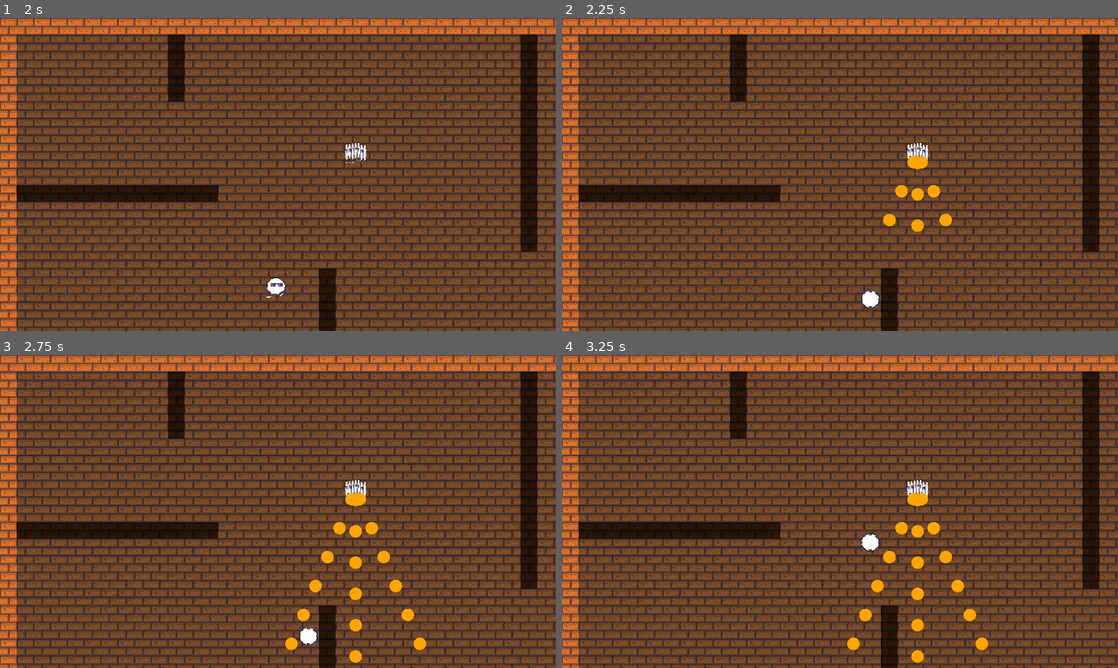
Above: before the commit, frames 1-4 (two rows, left to right).
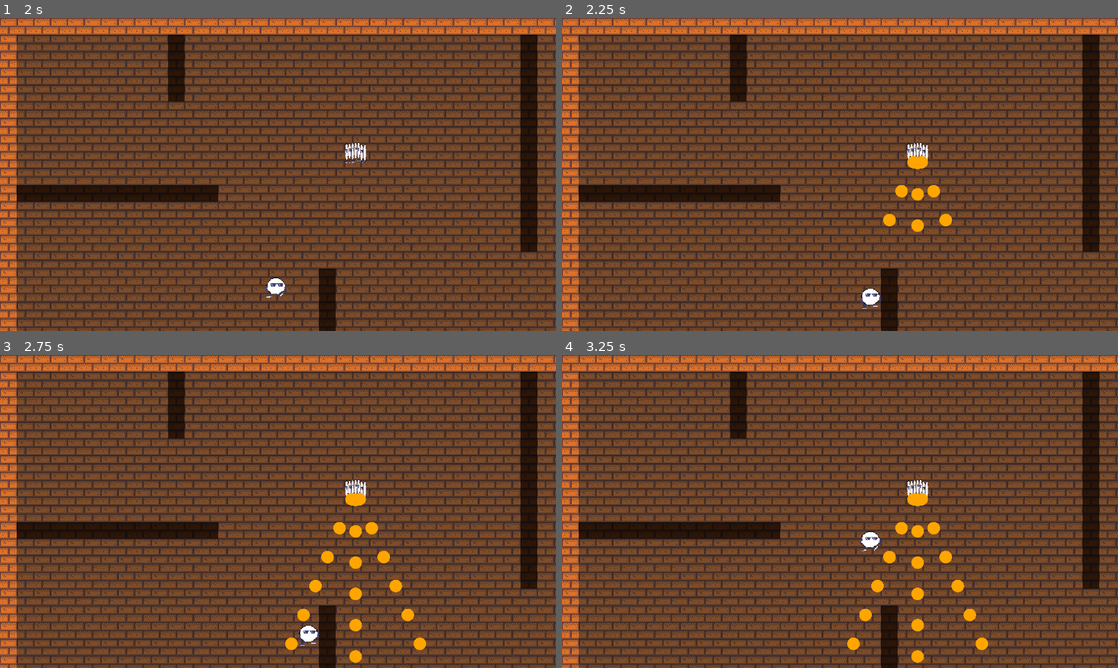
Above: after the commit, the same moments.

Repository: eduardo-kurek/MageMaze
Game: Godot game, scene res://world.tscn
Two runs of this game, one before a commit and one after it. Both use one fixed random seed, a clock stepped at 60 frames per second and the inputs below.
Inputs (mouse positions are in pixels of both pictures, inside the frame that each line leads up to):
- Up to frame 1 (2 s): move the mouse to (400, 158) at 0.52 s; hold D (move_right) 0.53-1.28 s; move the mouse to (166, 190) at 1.27 s; hold S (move_down) from 1.28 s (still down)
- Up to frame 2 (2.25 s): move the mouse to (895, 105) at 2.02 s; release S (move_down) at 2.03 s; hold D (move_right) from 2.03 s (still down)
- Up to frame 3 (2.75 s): keep holding D (move_right)
- Up to frame 4 (3.25 s): move the mouse to (812, 574) at 2.77 s; release D (move_right) at 2.78 s; hold W (move_up) from 2.78 s (still down)

Frame 1 is identical in both runs. In frame 2, 0.1% of the frame differs, in the area x 53-58%, y 86-93%; in frame 3, 0.1%; in frame 4, 0.1%, in the area x 53-58%, y 56-63%.

Commit message:
Implementa tiro no jogador

Diff:
--- a/core/common/DirectionSource.gd
+++ b/core/direction/DirectionSource.gd
@@ -1,5 +1,5 @@
 class_name DirectionSource
 extends Resource
 
-func get_direction(actor: Node) -> Vector2:
+func get_direction(actor: Node2D) -> Vector2:
 	return Vector2.ZERO
--- /dev/null
+++ b/core/direction/FixedDirection.gd
@@ -0,0 +1,7 @@
+class_name FixedDirection
+extends DirectionSource
+
+@export var direction := Vector2.DOWN
+
+func get_direction(actor: Node2D) -> Vector2:
+	return direction
--- /dev/null
+++ b/core/direction/MouseDirection.gd
@@ -0,0 +1,13 @@
+class_name MouseDirection
+extends DirectionSource
+
+func get_direction(actor: Node) -> Vector2:
+	var body := actor as Node2D
+	if body == null:
+		push_error("MouseDirection precisa de um ator Node2D")
+		return Vector2.DOWN
+
+	var to_mouse := body.get_global_mouse_position() - body.global_position
+	if to_mouse.length_squared() < 0.0001:
+		return Vector2.DOWN
+	return to_mouse.normalized()
--- a/core/state/StateContext.gd
+++ b/core/state/StateContext.gd
@@ -1,6 +1,6 @@
 class_name StateContext
 extends RefCounted
 
-var actor: Node
+var actor: Node2D
 var delta: float = 0.0
 var time_in_state: float = 0.0
--- a/core/state/actions/WeaponAction.gd
+++ b/core/state/actions/WeaponAction.gd
@@ -6,4 +6,4 @@
 func update_physics(ctx: StateContext) -> void:
 	var actor := ctx.actor as Node2D
 	for weapon in weapons:
-		weapon.tick(ctx.delta, actor.global_position)
+		weapon.tick(ctx.delta, actor)
--- /dev/null
+++ b/core/state/conditions/InputCondition.gd
@@ -0,0 +1,21 @@
+class_name InputCondition
+extends StateCondition
+
+enum InputMethod {
+	JUST_PRESSED,
+	PRESSED,
+	JUST_RELEASED
+}
+
+@export var action: StringName
+@export var input_method := InputMethod.PRESSED
+
+func evaluate(_ctx: StateContext) -> bool:
+	match input_method:
+		InputMethod.JUST_PRESSED:
+			return Input.is_action_just_pressed(action)
+		InputMethod.PRESSED:
+			return Input.is_action_pressed(action)
+		InputMethod.JUST_RELEASED:
+			return Input.is_action_just_released(action)
+	return false
--- a/entities/behaviours/shoot/Weapon.gd
+++ b/entities/behaviours/shoot/Weapon.gd
@@ -2,16 +2,18 @@
 extends Resource
 
 @export var pattern: ShotBehaviour
+@export var direction_source: DirectionSource
 @export var bullet: BulletDef
 @export_range(1, 1, 1, "or_greater") var fire_rate: float = 10.0 # 10 = 1 shot per second
 var _cooldown: float = -1.0
 
-func tick(delta: float, origin: Vector2) -> void:
+func tick(delta: float, actor: Node2D) -> void:
 	_cooldown -= delta
 	if _cooldown > 0.0:
 		return
 
 	_cooldown = 10.0 / fire_rate
-	var ctx := ShotContext.new(origin, Vector2.DOWN, bullet)
+	var shot_direction := direction_source.get_direction(actor)
+	var ctx := ShotContext.new(actor.global_position, shot_direction, bullet)
 	for shot in pattern.process(ctx):
 		ShotBus.request_bullet(shot)
--- a/entities/enemies/prisioner/prisioner.tscn
+++ b/entities/enemies/prisioner/prisioner.tscn
@@ -10,6 +10,9 @@
 [ext_resource type="Script" uid="uid://hkiqu4n01nkp" path="res://core/state/conditions/TimerCondition.gd" id="7_5jnem"]
 [ext_resource type="Script" uid="uid://dblof0es740ca" path="res://core/state/StateAction.gd" id="8_state_action"]
 [ext_resource type="Script" uid="uid://bv11fre7nwmac" path="res://core/state/actions/WeaponAction.gd" id="8_weapon_action"]
+[ext_resource type="Script" uid="uid://3f7wathpgtw3" path="res://core/direction/FixedDirection.gd" id="10_rsitr"]
+
+[sub_resource type="RectangleShape2D" id="RectangleShape2D_mlf01"]
 
 [sub_resource type="Resource" id="Resource_yyg28"]
 script = ExtResource("7_5jnem")
@@ -31,6 +34,10 @@
 script = ExtResource("3_bullet")
 metadata/_custom_type_script = "uid://b21hi32dggour"
 
+[sub_resource type="Resource" id="Resource_np50j"]
+script = ExtResource("10_rsitr")
+metadata/_custom_type_script = "uid://3f7wathpgtw3"
+
 [sub_resource type="Resource" id="Resource_6ut85"]
 script = ExtResource("6_spread")
 metadata/_custom_type_script = "uid://cqv8lycu7p7ij"
@@ -38,6 +45,7 @@
 [sub_resource type="Resource" id="Resource_24inu"]
 script = ExtResource("4_weapon")
 pattern = SubResource("Resource_6ut85")
+direction_source = SubResource("Resource_np50j")
 bullet = SubResource("Resource_rsitr")
 fire_rate = 120.0
 metadata/_custom_type_script = "uid://q8ev62d6ycnx"
@@ -55,7 +63,6 @@
 script = ExtResource("6_3sxs5")
 condition = SubResource("Resource_trfh3")
 target_state = &"idle"
-metadata/_custom_type_script = "uid://bhjt2ba07oytb"
 
 [sub_resource type="Resource" id="Resource_0pkrk"]
 script = ExtResource("4_5jnem")
@@ -63,16 +70,9 @@
 actions = Array[ExtResource("8_state_action")]([SubResource("Resource_weapon_action")])
 transitions = Array[ExtResource("6_3sxs5")]([SubResource("Resource_6gwcs")])
 
-[sub_resource type="RectangleShape2D" id="RectangleShape2D_mlf01"]
-
 [node name="Prisioner" type="CharacterBody2D" unique_id=1130226890]
 collision_layer = 0
 motion_mode = 1
-
-[node name="StateMachine" type="Node" parent="." unique_id=1772034799]
-process_physics_priority = 1
-script = ExtResource("3_n1yp8")
-states = Array[ExtResource("4_5jnem")]([SubResource("Resource_d4spm"), SubResource("Resource_0pkrk")])
 
 [node name="CollisionShape2D" type="CollisionShape2D" parent="." unique_id=56049797]
 shape = SubResource("RectangleShape2D_mlf01")
@@ -81,3 +81,8 @@
 position = Vector2(8.940697e-07, 3.5762787e-07)
 scale = Vector2(0.08928572, 0.6060606)
 texture = ExtResource("2_xlfdw")
+
+[node name="StateMachine" type="Node" parent="." unique_id=1772034799]
+process_physics_priority = 1
+script = ExtResource("3_n1yp8")
+states = Array[ExtResource("4_5jnem")]([SubResource("Resource_d4spm"), SubResource("Resource_0pkrk")])
--- a/entities/player/player.tscn
+++ b/entities/player/player.tscn
@@ -4,16 +4,21 @@
 [ext_resource type="Texture2D" uid="uid://cvb4xx7o3vubo" path="res://entities/player/player.png" id="2_rkbax"]
 [ext_resource type="Script" uid="uid://ch3munoyympvj" path="res://core/state/State.gd" id="3_qiwj3"]
 [ext_resource type="Script" uid="uid://dblof0es740ca" path="res://core/state/StateAction.gd" id="4_26q78"]
-[ext_resource type="Script" uid="uid://cadihsa6qdpbj" path="res://core/common/InputDirection.gd" id="5_bectd"]
+[ext_resource type="Script" uid="uid://cadihsa6qdpbj" path="res://core/direction/InputDirection.gd" id="5_bectd"]
 [ext_resource type="Script" uid="uid://ds5aggrivb5eg" path="res://core/state/actions/MoveAction.gd" id="6_wvtmh"]
 [ext_resource type="Script" uid="uid://ehhslnrkele0" path="res://core/state/StateTransition.gd" id="7_7thud"]
 [ext_resource type="Script" uid="uid://dhrklmobo1t1" path="res://core/state/actions/StateMachineAction.gd" id="7_a1qjk"]
 [ext_resource type="Script" uid="uid://ctoa6d7cvygfe" path="res://core/controllers/MoveController.gd" id="8_26q78"]
 [ext_resource type="Script" uid="uid://c4u3kijhme7gd" path="res://core/controllers/AnimationController.gd" id="9_bectd"]
-[ext_resource type="Script" uid="uid://hkiqu4n01nkp" path="res://core/state/conditions/TimerCondition.gd" id="9_j3ovn"]
+[ext_resource type="Script" uid="uid://k2k2jn7naq2x" path="res://core/state/conditions/InputCondition.gd" id="9_mtric"]
+[ext_resource type="Script" uid="uid://bv11fre7nwmac" path="res://core/state/actions/WeaponAction.gd" id="10_3wlsy"]
 [ext_resource type="Script" uid="uid://cpne6afdjbl4f" path="res://core/state/actions/AnimationAction.gd" id="10_afbqv"]
-[ext_resource type="Script" uid="uid://7jkgba2rb85e" path="res://core/common/LocomotionAnimator.gd" id="13_j3ovn"]
-[ext_resource type="Script" uid="uid://cy5lq46huhoy4" path="res://core/common/AnimationRequest.gd" id="14_afbqv"]
+[ext_resource type="Script" uid="uid://q8ev62d6ycnx" path="res://entities/behaviours/shoot/Weapon.gd" id="11_b2kln"]
+[ext_resource type="Script" uid="uid://b21hi32dggour" path="res://entities/behaviours/shoot/BulletDef.gd" id="12_we0b7"]
+[ext_resource type="Script" uid="uid://cbiujmcwlh0ob" path="res://entities/behaviours/shoot/ShotBehaviour.gd" id="13_b2kln"]
+[ext_resource type="Script" uid="uid://7jkgba2rb85e" path="res://core/animation/LocomotionAnimator.gd" id="13_j3ovn"]
+[ext_resource type="Script" uid="uid://ecsfcf3rfpon" path="res://core/direction/MouseDirection.gd" id="13_we0b7"]
+[ext_resource type="Script" uid="uid://cy5lq46huhoy4" path="res://core/animation/AnimationRequest.gd" id="14_afbqv"]
 
 [sub_resource type="RectangleShape2D" id="RectangleShape2D_rkbax"]
 
@@ -89,50 +94,81 @@
 direction = SubResource("Resource_26q78")
 metadata/_custom_type_script = "uid://ds5aggrivb5eg"
 
-[sub_resource type="Resource" id="Resource_j3ovn"]
-script = ExtResource("9_j3ovn")
-seconds = 2.0
-metadata/_custom_type_script = "uid://hkiqu4n01nkp"
-
-[sub_resource type="Resource" id="Resource_a1qjk"]
+[sub_resource type="Resource" id="Resource_we0b7"]
+script = ExtResource("9_mtric")
+action = &"shot"
+input_method = 0
+metadata/_custom_type_script = "uid://k2k2jn7naq2x"
+
+[sub_resource type="Resource" id="Resource_rsitr"]
 script = ExtResource("7_7thud")
-condition = SubResource("Resource_j3ovn")
+condition = SubResource("Resource_we0b7")
 target_state = &"shooting"
 metadata/_custom_type_script = "uid://ehhslnrkele0"
 
 [sub_resource type="Resource" id="Resource_7thud"]
 script = ExtResource("3_qiwj3")
 id = &"idle"
-transitions = Array[ExtResource("7_7thud")]([SubResource("Resource_a1qjk")])
+transitions = Array[ExtResource("7_7thud")]([SubResource("Resource_rsitr")])
 metadata/_custom_type_script = "uid://ch3munoyympvj"
 
+[sub_resource type="Resource" id="Resource_yqrof"]
+script = ExtResource("12_we0b7")
+speed = 400.0
+lifetime = 0.23
+radius = 3.0
+color = Color(0, 0.53168195, 0.5585438, 1)
+metadata/_custom_type_script = "uid://b21hi32dggour"
+
+[sub_resource type="Resource" id="Resource_b2kln"]
+script = ExtResource("13_we0b7")
+metadata/_custom_type_script = "uid://ecsfcf3rfpon"
+
+[sub_resource type="Resource" id="Resource_3wlsy"]
+script = ExtResource("13_b2kln")
+metadata/_custom_type_script = "uid://cbiujmcwlh0ob"
+
+[sub_resource type="Resource" id="Resource_gx6sm"]
+script = ExtResource("11_b2kln")
+pattern = SubResource("Resource_3wlsy")
+direction_source = SubResource("Resource_b2kln")
+bullet = SubResource("Resource_yqrof")
+fire_rate = 150.0
+metadata/_custom_type_script = "uid://q8ev62d6ycnx"
+
 [sub_resource type="Resource" id="Resource_afbqv"]
+script = ExtResource("10_3wlsy")
+weapons = Array[ExtResource("11_b2kln")]([SubResource("Resource_gx6sm")])
+metadata/_custom_type_script = "uid://bv11fre7nwmac"
+
+[sub_resource type="Resource" id="Resource_eyb6c"]
 script = ExtResource("14_afbqv")
 anim = &"shoot"
 priority = 2
 metadata/_custom_type_script = "uid://cy5lq46huhoy4"
 
-[sub_resource type="Resource" id="Resource_gx6sm"]
+[sub_resource type="Resource" id="Resource_221hk"]
 script = ExtResource("10_afbqv")
-anim_request = SubResource("Resource_afbqv")
+anim_request = SubResource("Resource_eyb6c")
 metadata/_custom_type_script = "uid://cpne6afdjbl4f"
 
-[sub_resource type="Resource" id="Resource_3wlsy"]
-script = ExtResource("9_j3ovn")
-seconds = 2.0
-metadata/_custom_type_script = "uid://hkiqu4n01nkp"
-
-[sub_resource type="Resource" id="Resource_yqrof"]
+[sub_resource type="Resource" id="Resource_qpopc"]
+script = ExtResource("9_mtric")
+action = &"shot"
+input_method = 0
+metadata/_custom_type_script = "uid://k2k2jn7naq2x"
+
+[sub_resource type="Resource" id="Resource_ghoj8"]
 script = ExtResource("7_7thud")
-condition = SubResource("Resource_3wlsy")
+condition = SubResource("Resource_qpopc")
 target_state = &"idle"
 metadata/_custom_type_script = "uid://ehhslnrkele0"
 
 [sub_resource type="Resource" id="Resource_mtric"]
 script = ExtResource("3_qiwj3")
 id = &"shooting"
-actions = Array[ExtResource("4_26q78")]([SubResource("Resource_gx6sm")])
-transitions = Array[ExtResource("7_7thud")]([SubResource("Resource_yqrof")])
+actions = Array[ExtResource("4_26q78")]([SubResource("Resource_afbqv"), SubResource("Resource_221hk")])
+transitions = Array[ExtResource("7_7thud")]([SubResource("Resource_ghoj8")])
 metadata/_custom_type_script = "uid://ch3munoyympvj"
 
 [sub_resource type="Resource" id="Resource_wvtmh"]
--- a/project.godot
+++ b/project.godot
@@ -71,11 +71,10 @@
 , Object(InputEventJoypadMotion,"resource_local_to_scene":false,"resource_name":"","device":-1,"axis":0,"axis_value":1.0,"script":null)
 ]
 }
-fire={
+shot={
 "deadzone": 0.5,
-"events": [Object(InputEventKey,"resource_local_to_scene":false,"resource_name":"","device":-1,"window_id":0,"alt_pressed":false,"shift_pressed":false,"ctrl_pressed":false,"meta_pressed":false,"pressed":false,"keycode":0,"physical_keycode":4194439,"key_label":0,"unicode":49,"location":0,"echo":false,"script":null)
-, Object(InputEventKey,"resource_local_to_scene":false,"reso …(131 unchanged characters)… d":false,"keycode":0,"physical_keycode":67,"key_label":0,"unicode":99,"location":0,"echo":false,"script":null)
-, Object(InputEventJoypadButton,"resource_local_to_scene":false,"resource_name":"","device":-1,"button_index":2,"pressure":0.0,"pressed":true,"script":null)
+"events": [Object(InputEventMouseButton,"resource_local_to_scene":false,"resource_name":"","device":-1,"window_id":0,"alt_pressed":false,"shift_pressed":false,"ctrl_pressed":false,"meta_pressed":false,"button_mask":0,"position":Vector2(0, 0),"global_position":Vector2(0, 0),"factor":1.0,"button_index":1,"canceled":false,"pressed":false,"double_click":false,"script":null)
+, Object(InputEventKey,"resource_local_to_scene":false,"reso …(131 unchanged characters)… d":false,"keycode":0,"physical_keycode":73,"key_label":0,"unicode":105,"location":0,"echo":false,"script":null)
 ]
 }
 move_up={
Renamed: core/common/AnimationHandle.gd -> core/animation/AnimationHandle.gd
Renamed: core/common/AnimationHandle.gd.uid -> core/animation/AnimationHandle.gd.uid
Renamed: core/common/AnimationRequest.gd -> core/animation/AnimationRequest.gd
Renamed: core/common/AnimationRequest.gd.uid -> core/animation/AnimationRequest.gd.uid
Renamed: core/common/LocomotionAnimator.gd -> core/animation/LocomotionAnimator.gd
Renamed: core/common/LocomotionAnimator.gd.uid -> core/animation/LocomotionAnimator.gd.uid
Renamed: core/common/DirectionSource.gd.uid -> core/direction/DirectionSource.gd.uid
Not shown, added: core/direction/FixedDirection.gd.uid
Renamed: core/common/InputDirection.gd -> core/direction/InputDirection.gd
Renamed: core/common/InputDirection.gd.uid -> core/direction/InputDirection.gd.uid
Not shown, added: core/direction/MouseDirection.gd.uid
Not shown, added: core/state/conditions/InputCondition.gd.uid
(and 3 more such lines)
